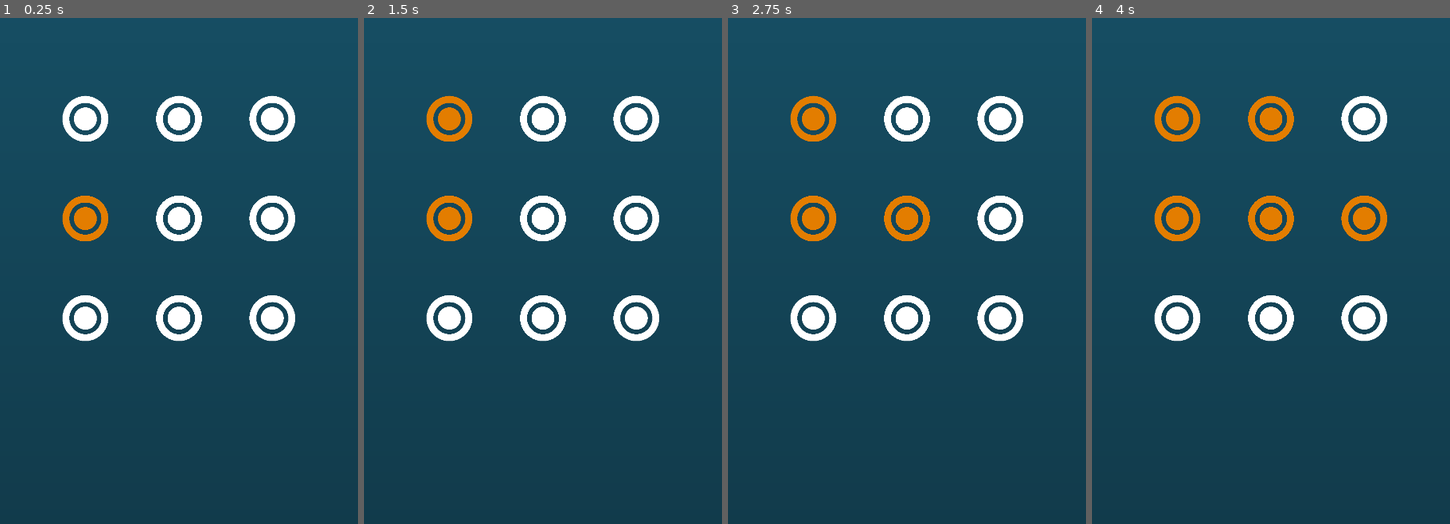
Above: before the commit, frames 1-4 (left to right).
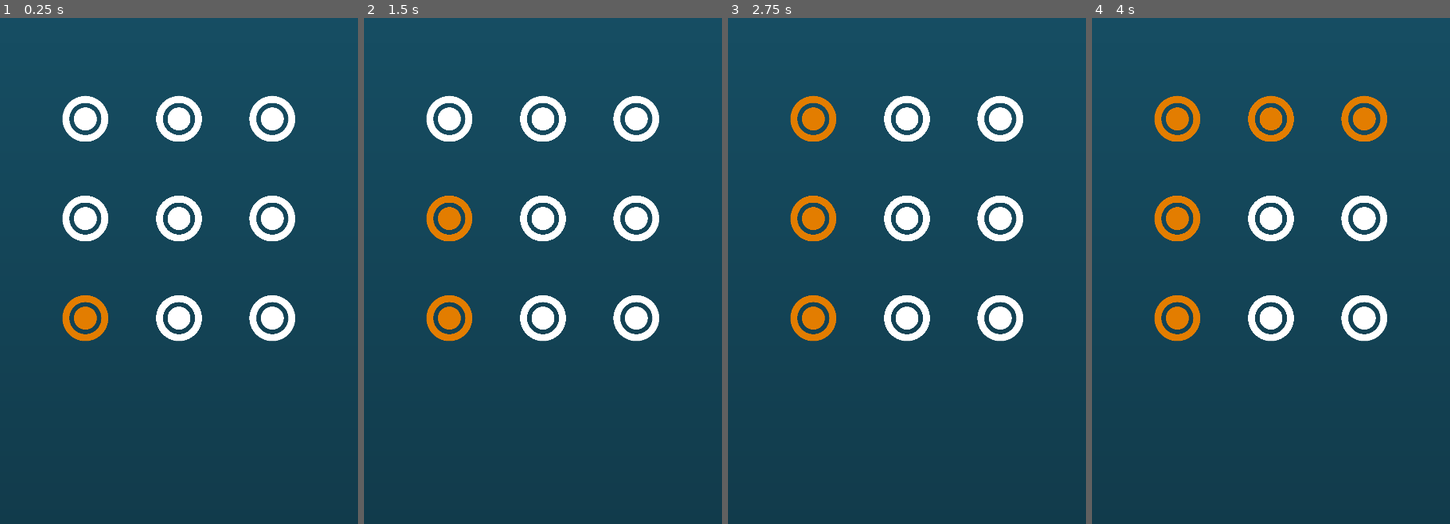
Above: after the commit, the same moments.

Repository: tJamesD/dot-line-matcher
Game: Godot game, scene res://Scenes/main.tscn
Same seed, same stepped clock (60 frames per second), same inputs: the game is played once before the commit and once after it.
Inputs (mouse positions are in pixels of both pictures, inside the frame that each line leads up to):
- Up to frame 1 (0.25 s): no input
- Up to frame 2 (1.5 s): tap Enter at 0.5 s; move the mouse to (449, 119) at 0.52 s; tap Space at 1.25 s; move the mouse to (543, 119) at 1.27 s
- Up to frame 3 (2.75 s): move the mouse to (1000, 119) at 2.02 s
- Up to frame 4 (4 s): tap Enter at 2.75 s; move the mouse to (1177, 220) at 2.77 s; tap Space at 3.5 s; move the mouse to (1271, 220) at 3.52 s

The runs differ from the first frame. In frame 1, 1.5% of the frame differs, in the area x 17-31%, y 35-64%; in frame 2, 1.5%; in frame 3, 1.4%; in frame 4, 2.9%, in the area x 17-83%, y 15-64%.

Commit message:
generating repeated 9 dot patterns

Diff:
--- a/Scripts/dots_manager.gd
+++ b/Scripts/dots_manager.gd
@@ -12,6 +12,8 @@
 @onready var dot7 = $Dot7
 @onready var dot8 = $Dot8
 var animate = true
+@export var gen_length : int = 9
+var curr_length : int = 0
 
 func _ready():
 	dot_array = [dot0, dot1, dot2, dot3, dot4, dot5, dot6, dot7, dot8]
@@ -25,43 +27,76 @@
 	dot_array[7]._set_neighbors([dot3, dot4, dot5, dot6, dot8])
 	dot_array[8]._set_neighbors([dot4, dot5, dot7])
 
-	_generate_pattern()
+	#_generate_pattern()
 	#for dot in pattern:
 		#dot._activate()
 
 func _process(delta: float) -> void:
 	if animate:
 		animate = false
-		for dot in pattern:
-			dot._activate();
-			await get_tree().create_timer(1.0).timeout
+		for i in range(4):
+			while curr_length != gen_length:
+				_generate_pattern()
+
+			for dot in pattern:
+				dot._activate();
+				await get_tree().create_timer(1.0).timeout
+			_deactivate_all_dots()
+			curr_length = 0
 	#dot_array[6]._activate()
 
 
 func _generate_pattern():
 	pattern = []
-	var start_node_index = randf_range(0,8)
+	print("Pattern0: " + str(pattern))
+	curr_length = 0
+	_reset_neighbor_status()
+	var start_node_index : int = randf_range(0,8)
 	pattern.append(dot_array[start_node_index])
+	curr_length += 1
+	print("Pattern1: " + str(pattern))
 
 	dot_array[start_node_index]._setValid(false)
-
+	print("Start DOT0: " + str(start_node_index))
 	var temp_neighbors = dot_array[start_node_index]._get_valid_neighbors()
-	for i in range(4):
+	print("valid Neights of start dot: " + str(temp_neighbors))
+	for i in range(gen_length):
 		var neighbor = _pick_random_valid_neighbor(temp_neighbors)
+		if neighbor != null:
+			print("next neighbor: " + neighbor.name)
+		if neighbor == null:
+			return
 		pattern.append(neighbor)
+		print("Pattern2: " + str(pattern))
+		curr_length += 1
 		temp_neighbors = neighbor._get_valid_neighbors()
+		print("next Neighbors: " + str(temp_neighbors))
 
 
 func _pick_random_valid_neighbor(neighbor_array):
+	print("Neighbor_Array: " + str(neighbor_array))
 	if len(neighbor_array) == 0:
 		return
-	var rand_index = randf_range(0, len(neighbor_array))
+	var rand_index : int = randf_range(0, len(neighbor_array))
+	#print("Rand DOT: " + str(rand_index))
+	print("START DOT1: " + neighbor_array[rand_index].name)
 	if neighbor_array[rand_index]._isValid():
+		print("ISVALID: " + neighbor_array[rand_index].name)
 		neighbor_array[rand_index]._setValid(false)
 		return neighbor_array[rand_index]
 
 	while not neighbor_array[rand_index]._isValid():
-		rand_index = randf_range(0, len(neighbor_array))
+		print("ATTEMPT: " + neighbor_array[rand_index].name)
+		rand_index = randf_range(0, len(neighbor_array)-1)
 
 	neighbor_array[rand_index]._setValid(false)
 	return neighbor_array[rand_index]
+
+
+func _reset_neighbor_status():
+	for dot in dot_array:
+		dot._setValid(true)
+
+func _deactivate_all_dots():
+	for dot in dot_array:
+		dot._deactivate()
